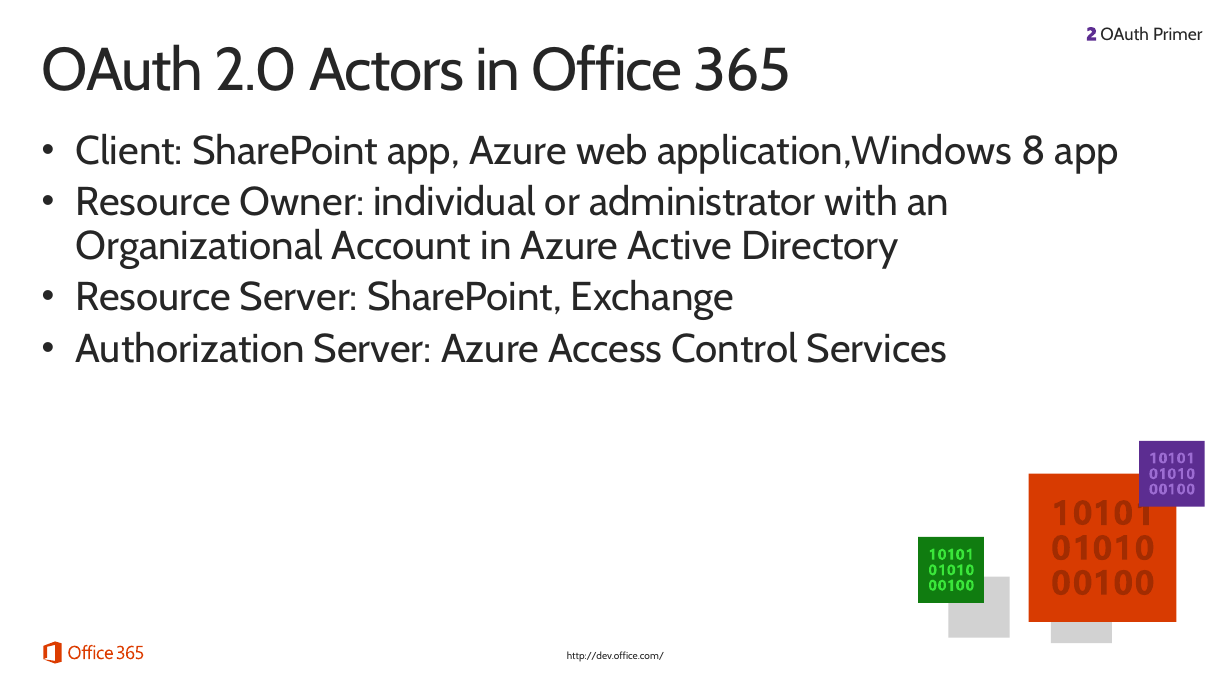
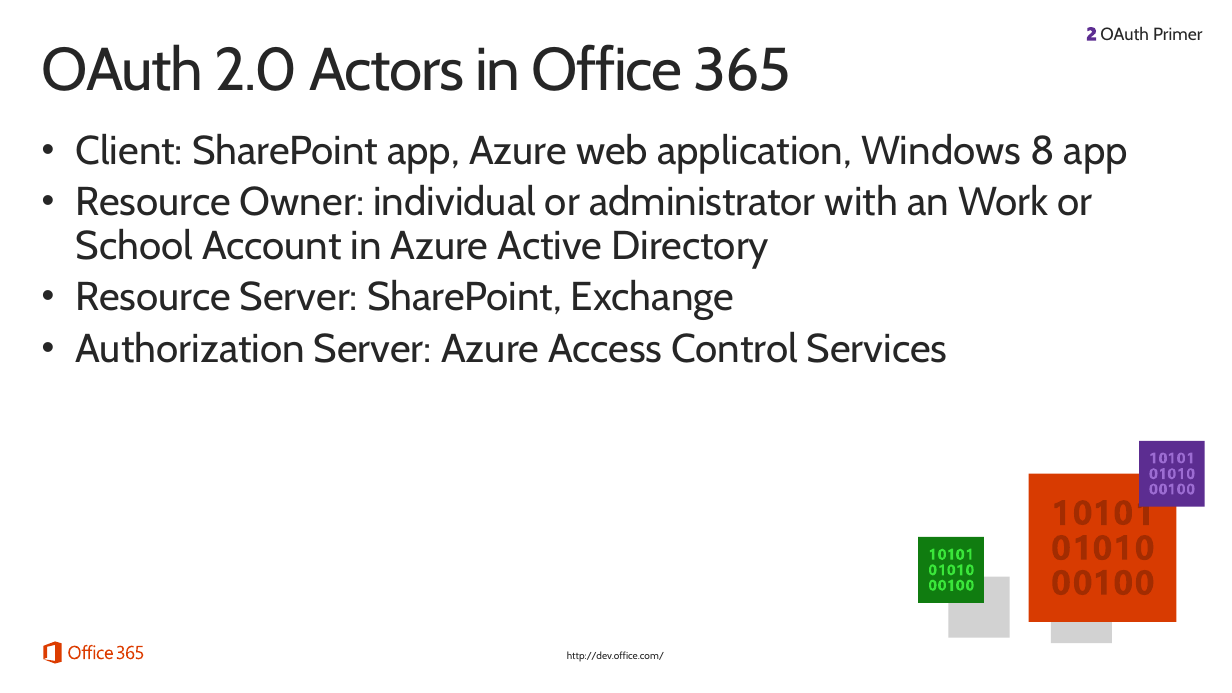
Before and after one commit to OfficeDev/TrainingContent, a slide deck: slide 13 of O3652/O3652-7 Deep Dive into Security and OAuth/O3652-7 Deep Dive into Security and OAuth.pptx. Drawn at 1232x693 pixels with LibreOffice and Linux fonts; fonts in the diff are those of the drawing; background and template pictures are left out. Boxes give left, top, right and bottom in pixels: in the first picture for what was removed or moved away, otherwise in the second. Text is boxed around its words. In the diff, an @@ line names an element or a change of style, - is before the commit and + after.

Commit message:
O3652-7: Updated text in slides.  This fixes issue #279.

```diff
--- a/O3652/O3652-7 Deep Dive into Security and OAuth/O3652-7 Deep Dive into Security and OAuth.pptx
+++ b/O3652/O3652-7 Deep Dive into Security and OAuth/O3652-7 Deep Dive into Security and OAuth.pptx
@@ text at box(76, 133, 1128, 268): text changed @@
-• Client: SharePoint app, Azure web application,Windows 8 app
-• Resource Owner: individual or administrator with an Organizational Account in Azure Active Directory
+• Client: SharePoint app, Azure web application, Windows 8 app
+• Resource Owner: individual or administrator with an Work or School Account in Azure Active Directory
```
Also in this commit, not shown: 6 other slides changed.
